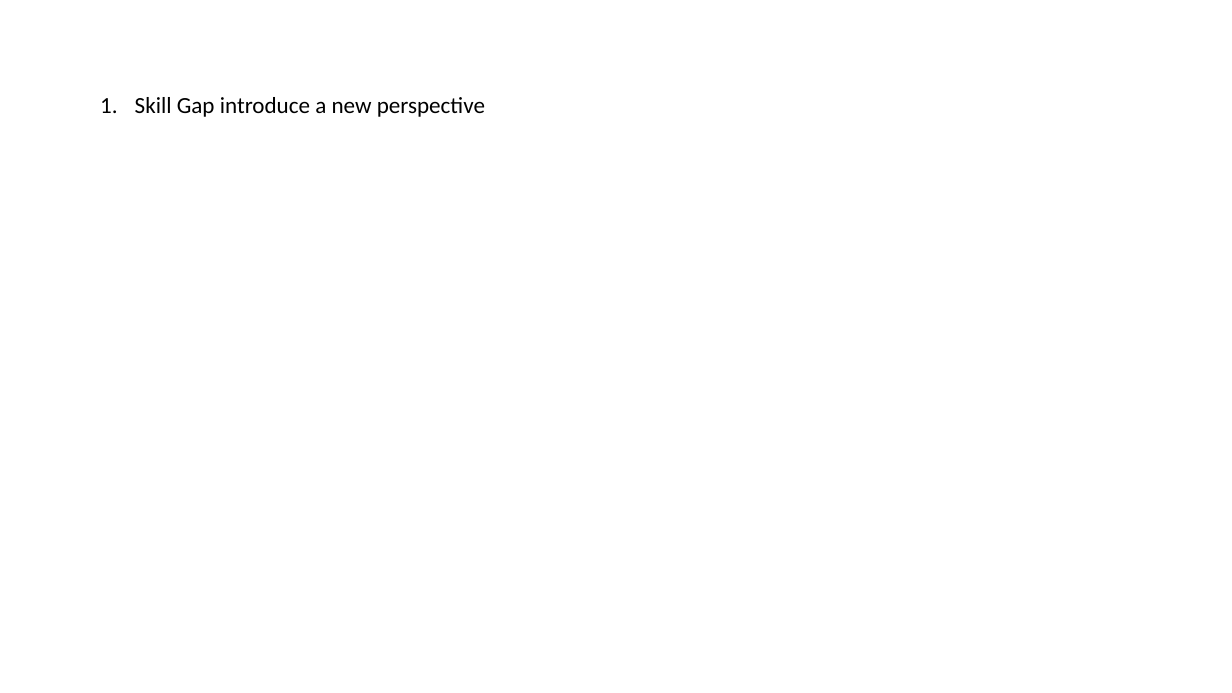
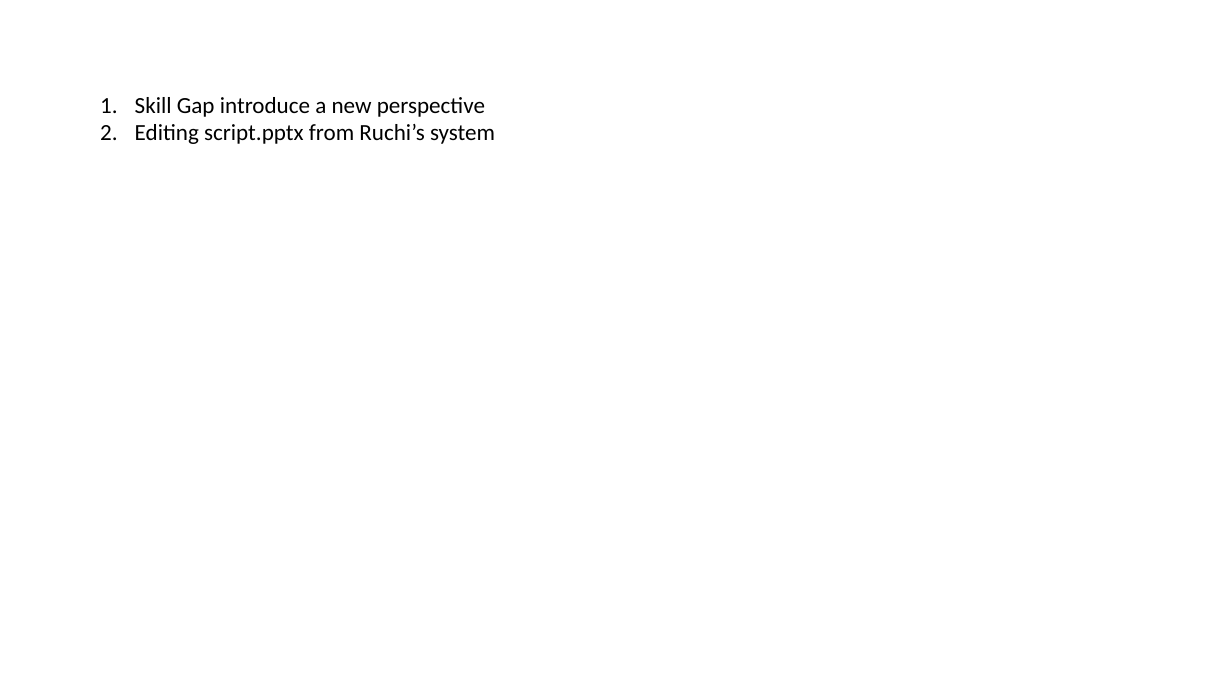
Before and after one commit to ruchipareek5/HelloWorld, a slide deck: slide 1 of Ruchi_Script.pptx. Drawn at 1232x693 pixels with LibreOffice and Linux fonts; fonts in the diff are those of the drawing. Boxes give left, top, right and bottom in pixels: in the first picture for what was removed or moved away, otherwise in the second. Text is boxed around its words. In the diff, an @@ line names an element or a change of style, - is before the commit and + after.

```diff
--- a/Ruchi_Script.pptx
+++ b/Ruchi_Script.pptx
@@ text at box(135, 124, 495, 144): paragraph added @@
+2. Editing script.pptx from Ruchi’s system
```
